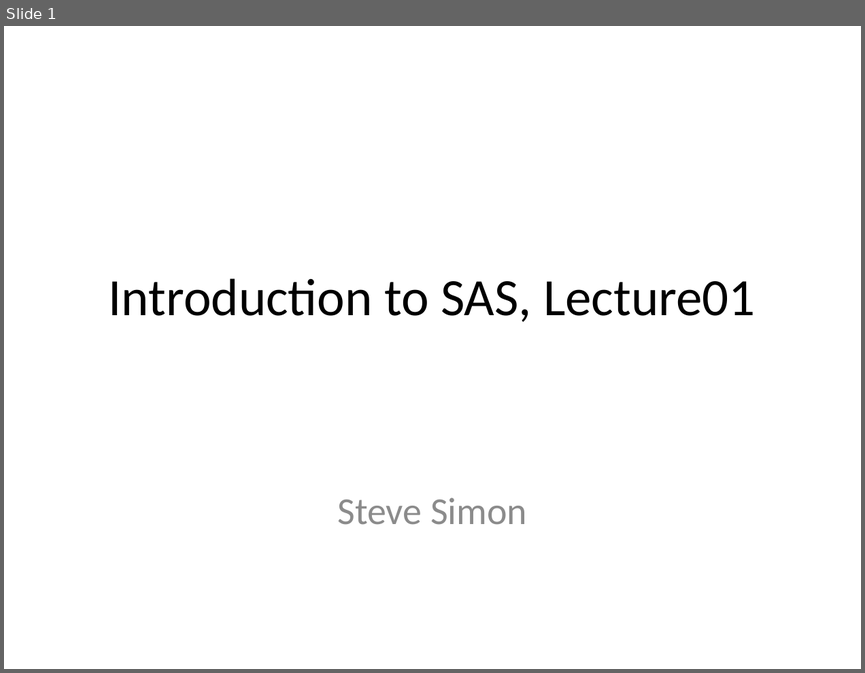
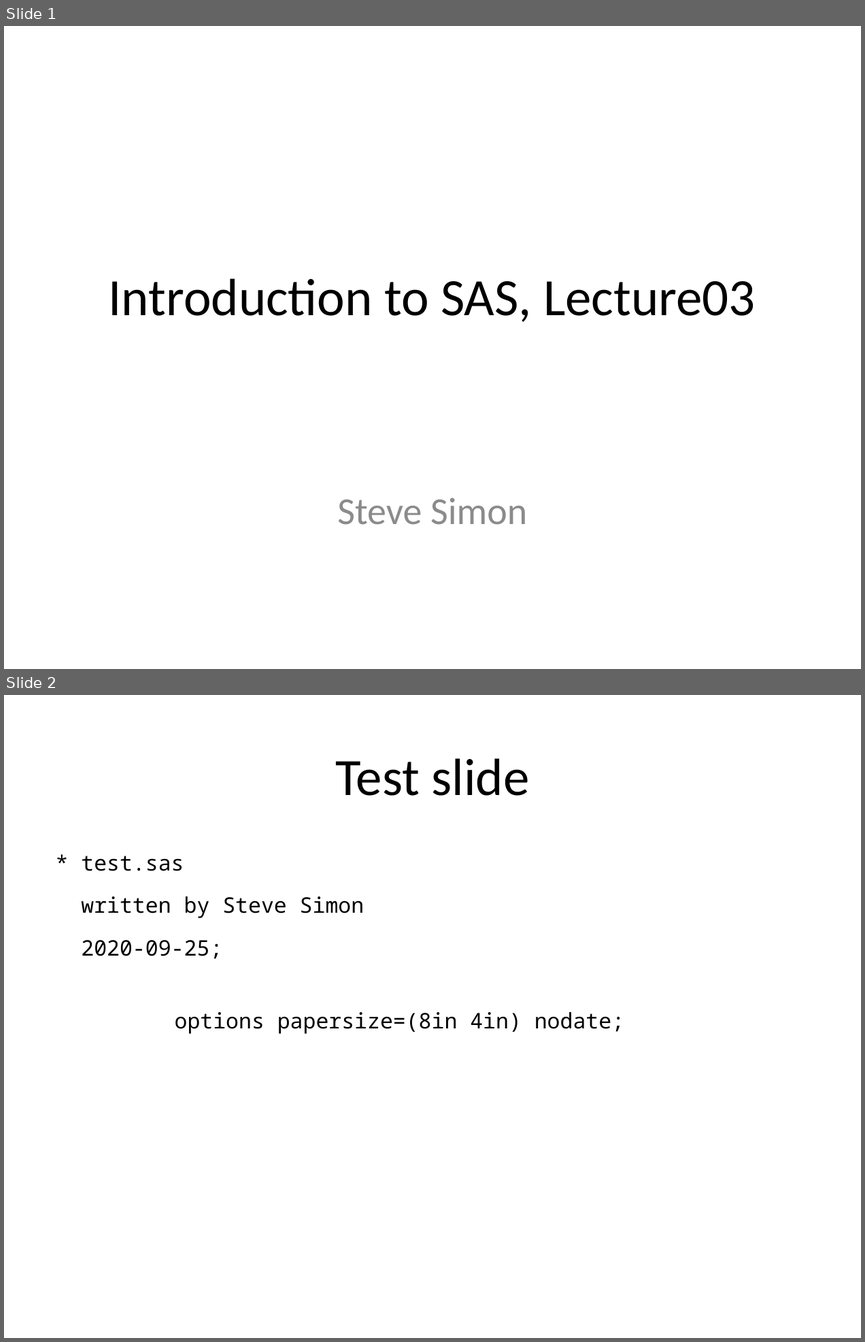
Before and after one commit to classes-simon/5507, a slide deck: module03/src/slides-and-speaker-notes-03.pptx. Shown one above the other, each under a label of ours: slide 1 before the commit, slides 1 and 2 after it. The pictures are 865x673 and 865x1342 pixels, drawn with LibreOffice and Linux fonts; fonts in the diff are those of the drawing. Boxes give left, top, right and bottom in pixels: in the first picture for what was removed or moved away, otherwise in the second. Text is boxed around its words. In the diff, an @@ line names an element or a change of style, - is before the commit and + after.

```diff
--- a/module03/src/slides-and-speaker-notes-03.pptx
+++ b/module03/src/slides-and-speaker-notes-03.pptx
@@ slide 2 added at [4,695,861,1338], background #FFFFFF @@
@@ title added at [335,758,529,796], 44 pt, text #000000 @@
+Test slide
@@ text added at [81,855,624,1034], 18 pt, text #000000 @@
+* test.sas
+written by Steve Simon
+2020-09-25;
+options papersize=(8in 4in) nodate;
@@ slide 1 changed as well @@
@@ title at [109,278,755,322]: text changed @@
-Introduction to SAS, Lecture01
+Introduction to SAS, Lecture03
```
Also in this commit, not shown: 1 other slide added, 58 slides removed, 10 other files.
